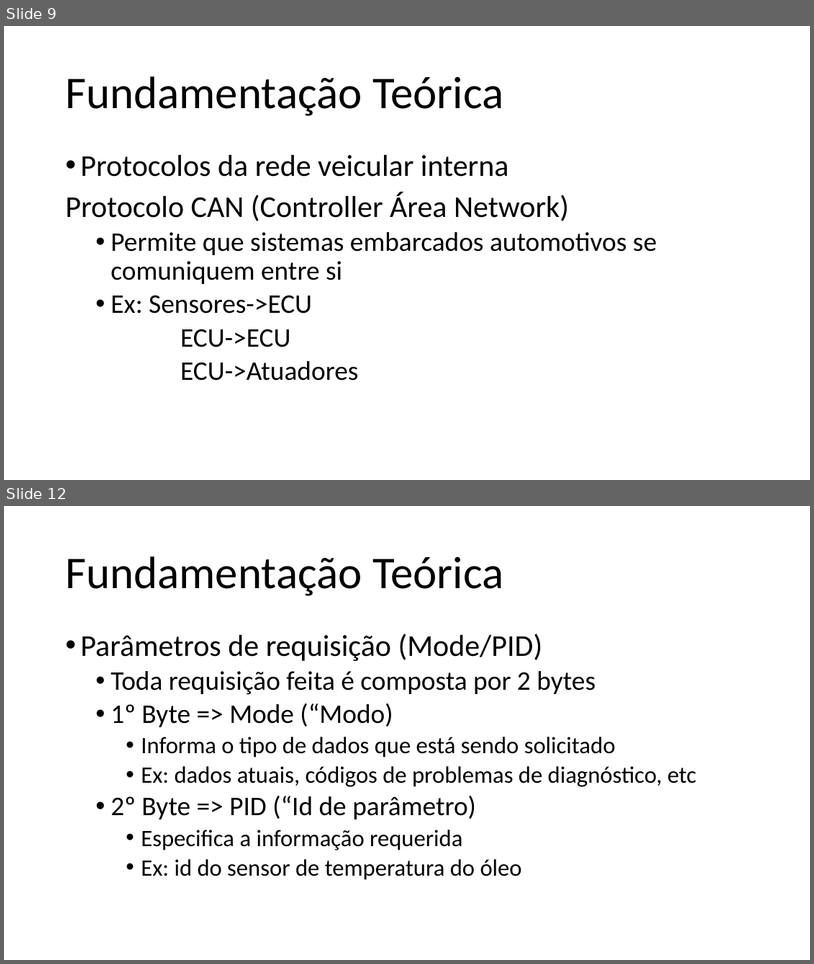
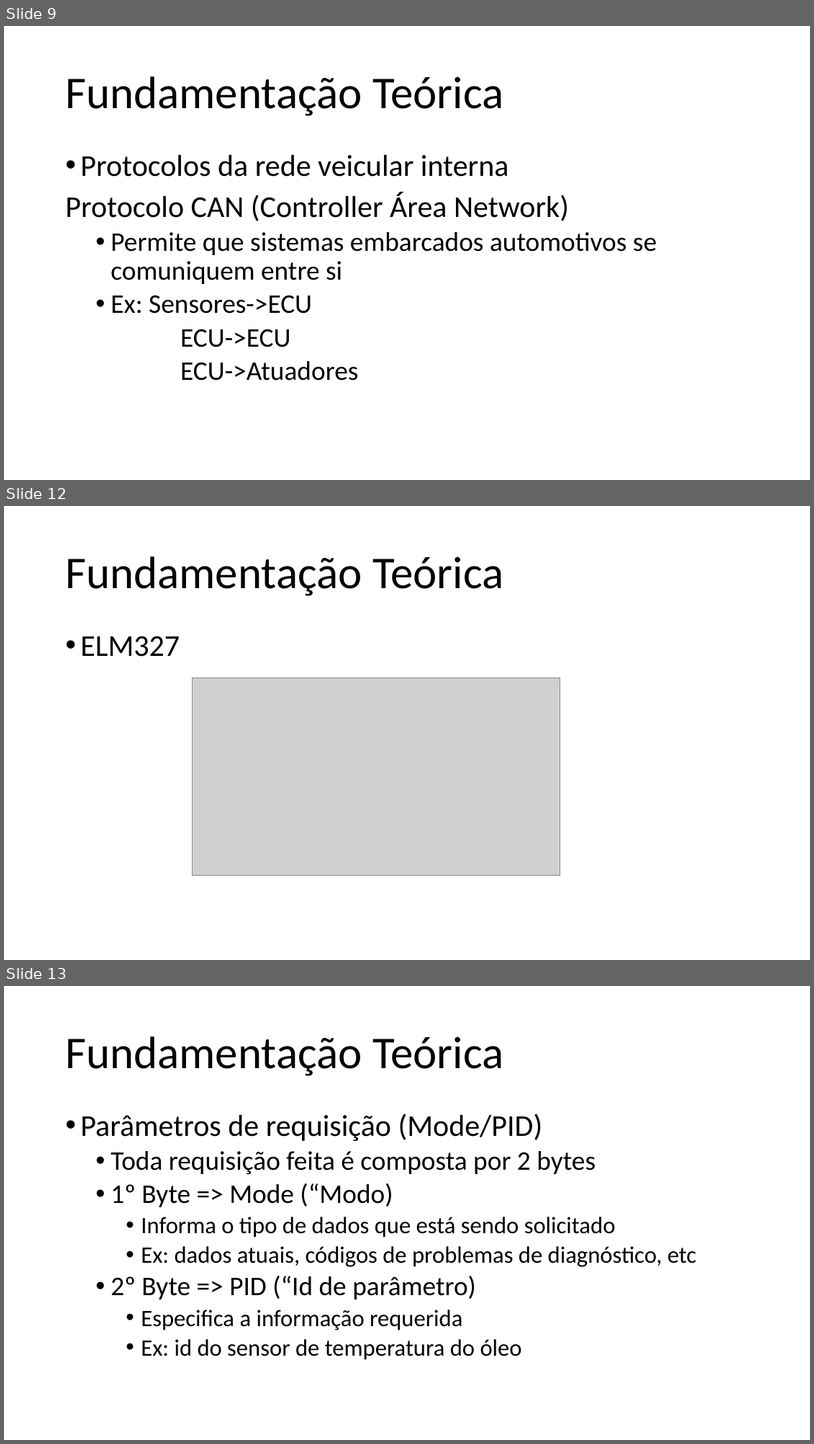
Before and after one commit to ruanlas/TADS2015, a slide deck: TCC-documentos/Apresentacao/TCC_v3.pptx. Shown one above the other, each under a label of ours: slides 9 and 12 before the commit, slides 9, 12 and 13 after it; the slides between them are not shown. The pictures are 814x964 and 814x1444 pixels, drawn with LibreOffice and Linux fonts; fonts in the diff are those of the drawing; grey boxes stand for pictures. Boxes give left, top, right and bottom in pixels: in the first picture for what was removed or moved away, otherwise in the second. Text is boxed around its words. In the diff, an @@ line names an element or a change of style, - is before the commit and + after.

```diff
--- a/TCC-documentos/Apresentacao/TCC_v3.pptx
+++ b/TCC-documentos/Apresentacao/TCC_v3.pptx
@@ slide 12 added at (x1=4, y1=506, x2=810, y2=960), background #FFFFFF @@
@@ title added at (x1=65, y1=556, x2=504, y2=596), 54 pt, text #000000 @@
+Fundamentação Teórica
@@ text added at (x1=80, y1=636, x2=180, y2=656), 36 pt, text #000000 @@
+• ELM327
@@ picture added at (x1=192, y1=678, x2=560, y2=875) @@
@@ what was slide 12 is now slide 13 @@
```
Also in this commit, not shown: 2 slides changed, 5 other slides added, 1 slide removed.
